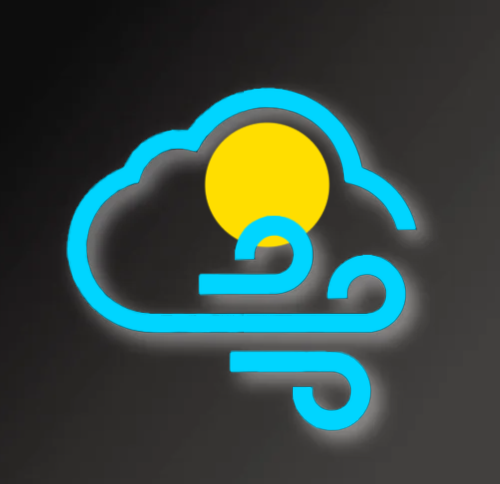
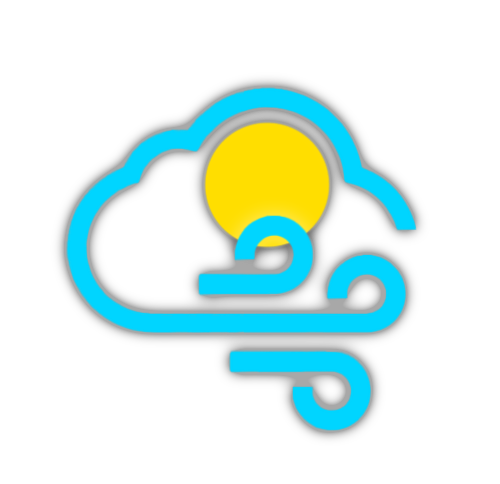
Layered file, before and after one edit (500x484). Changes by layer:
hid "Layer 1" over [0, 0, 500, 484]